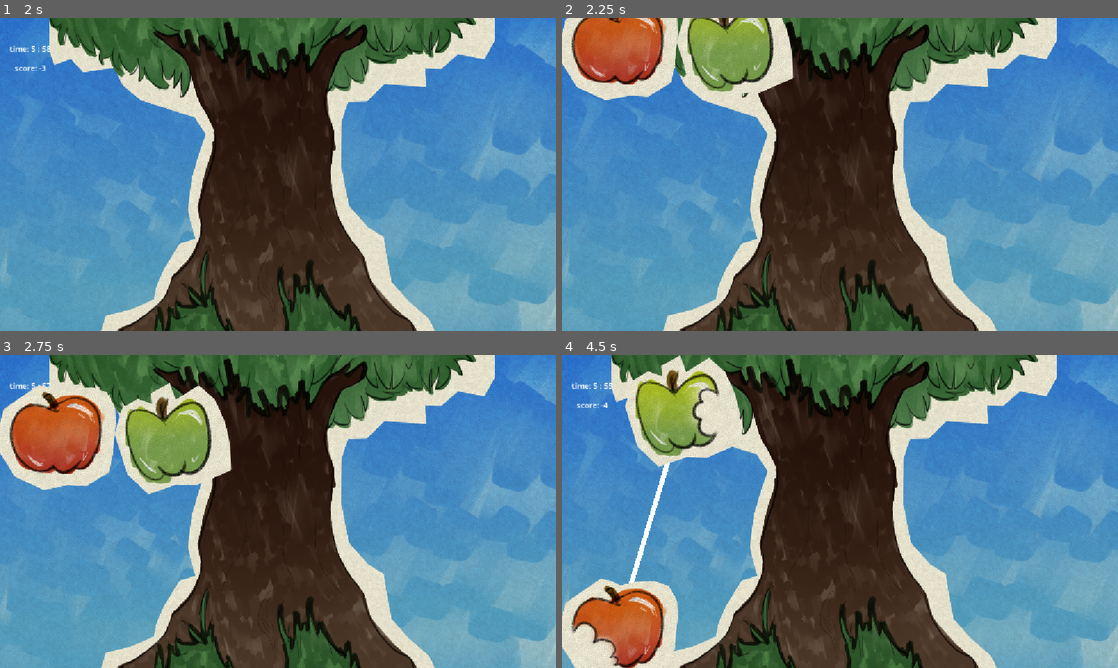
Above: before the commit, frames 1-4 (two rows, left to right).
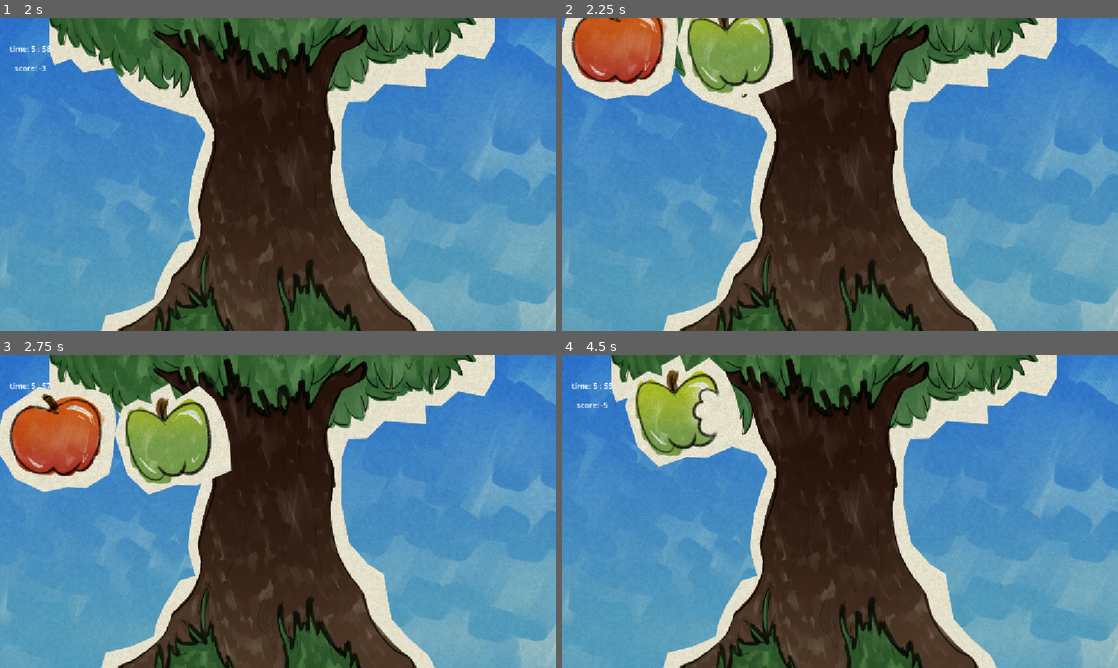
Above: after the commit, the same moments.

Repository: evelicry/Apple-Link
Game: Godot game, scene res://scenes/main.tscn
Two runs of this game, one before a commit and one after it. Both use one fixed random seed, a clock stepped at 60 frames per second and the inputs below.
Inputs (mouse positions are in pixels of both pictures, inside the frame that each line leads up to):
- Up to frame 1 (2 s): move the mouse to (55, 199) at 0.52 s; click (55, 199) at 0.67 s; move the mouse to (216, 271) at 1.27 s; click (216, 271) at 1.42 s
- Up to frame 2 (2.25 s): tap Enter at 2 s; move the mouse to (895, 105) at 2.02 s; click (895, 105) at 2.17 s
- Up to frame 3 (2.75 s): no input
- Up to frame 4 (4.5 s): move the mouse to (617, 436) at 2.77 s; click (617, 436) at 2.92 s; move the mouse to (728, 527) at 3.52 s; click (728, 527) at 3.67 s; move the mouse to (678, 386) at 4.27 s; click (678, 386) at 4.42 s

Frame 1 is identical in both runs. In frame 2, 1.3% of the frame differs, in the area x 0-42%, y 0-28%; in frame 3, 1.7%; in frame 4, 5.6%, in the area x 0-21%, y 15-100%.

Commit message:
Update RealApple.tscn

Diff:
--- a/scenes/RealApple.tscn
+++ b/scenes/RealApple.tscn
@@ -4,6 +4,7 @@
 [ext_resource type="Script" uid="uid://dhktw2oafw37u" path="res://scripts/RealApple.gd" id="2_kjguj"]
 
 [sub_resource type="RectangleShape2D" id="RectangleShape2D_dgfsc"]
+size = Vector2(32.153847, 26.46154)
 
 [node name="RealApple" type="StaticBody2D" unique_id=2132145217]
 
@@ -14,6 +15,7 @@
 [node name="Area2D" type="Area2D" parent="RealAppleSprite" unique_id=1775652860]
 
 [node name="CollisionShape2D" type="CollisionShape2D" parent="RealAppleSprite/Area2D" unique_id=1129550438]
+position = Vector2(4.5000076, -9)
 scale = Vector2(6.5, 6.5)
 shape = SubResource("RectangleShape2D_dgfsc")
 
